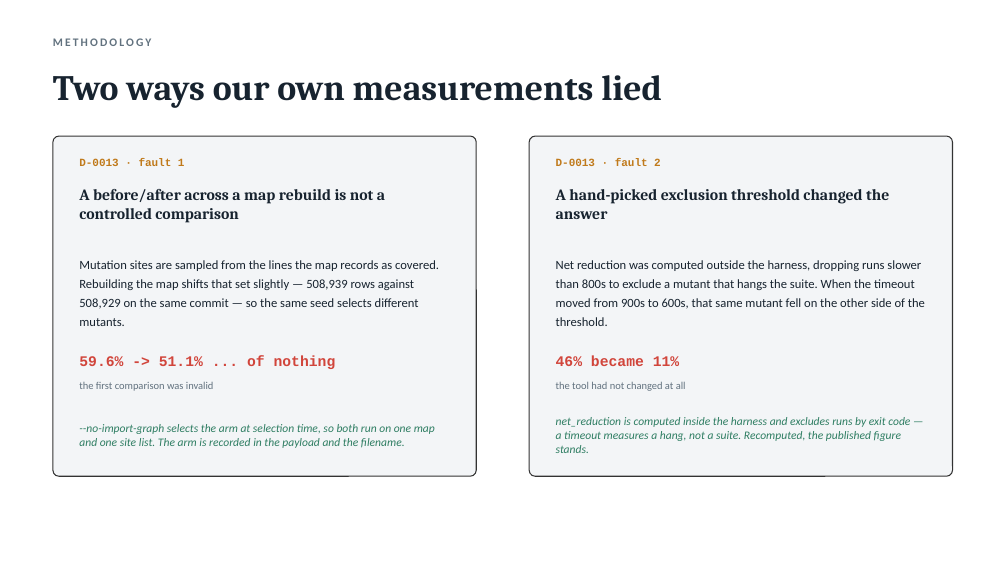
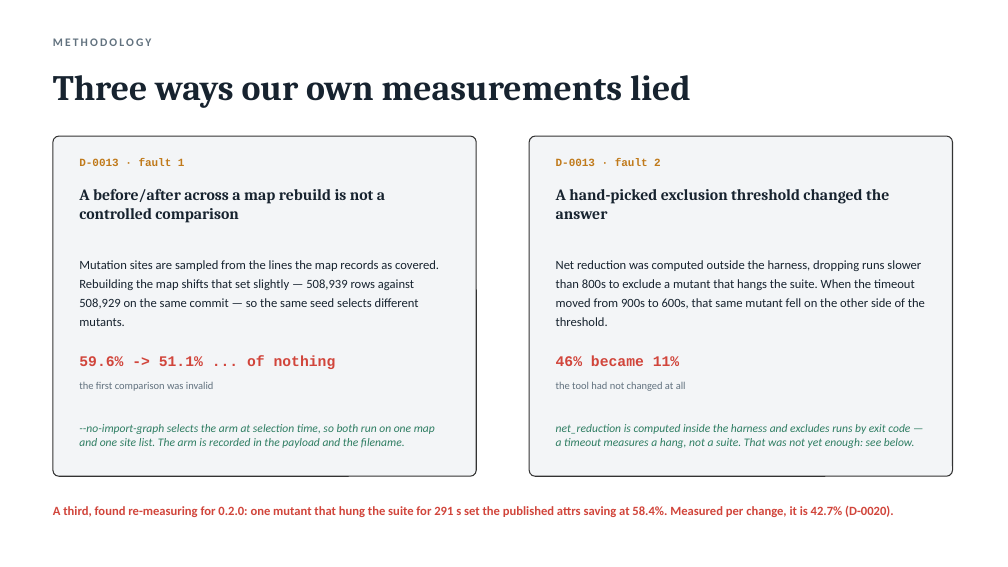
Before and after one commit to Tanmay-Singh-24/tia, a slide deck: slide 8 of docs/tia-review-2.pptx. Drawn at 1008x567 pixels with LibreOffice and Linux fonts; fonts in the diff are those of the drawing. Boxes give left, top, right and bottom in pixels: in the first picture for what was removed or moved away, otherwise in the second. Text is boxed around its words. In the diff, an @@ line names an element or a change of style, - is before the commit and + after.

Commit message:
docs: publish the re-measured results and correct the attrs time figure
The attrs saving was published as 58.4%, set by one mutant that hung the
suite for 291 s. Measured as the mean share saved per change (D-0020) it is
42.7%; scrapy is 66.9%. README, SAFETY, CHANGELOG and the Review 2 deck now
quote the re-measured runs.

```diff
--- a/docs/tia-review-2.pptx
+++ b/docs/tia-review-2.pptx
@@ text at box(53, 75, 691, 108): text changed @@
-Two ways our own measurements lied
+Three ways our own measurements lied
@@ text at box(556, 424, 915, 448): text changed @@
-net_reduction is computed inside the harness and excludes runs by exit code — a timeout measures a hang, not a suite. Recomputed, the published figure stands.
+net_reduction is computed inside the harness and excludes runs by exit code — a timeout measures a hang, not a suite. That was not yet enough: see below.
@@ text added at box(53, 506, 893, 517), 12 pt, text #D1453B, bold @@
+A third, found re-measuring for 0.2.0: one mutant that hung the suite for 291 s set the published attrs saving at 58.4%. Measured per change, it is 42.7% (D-0020).
```
Also in this commit, not shown: 5 other slides changed, 5 other files.
